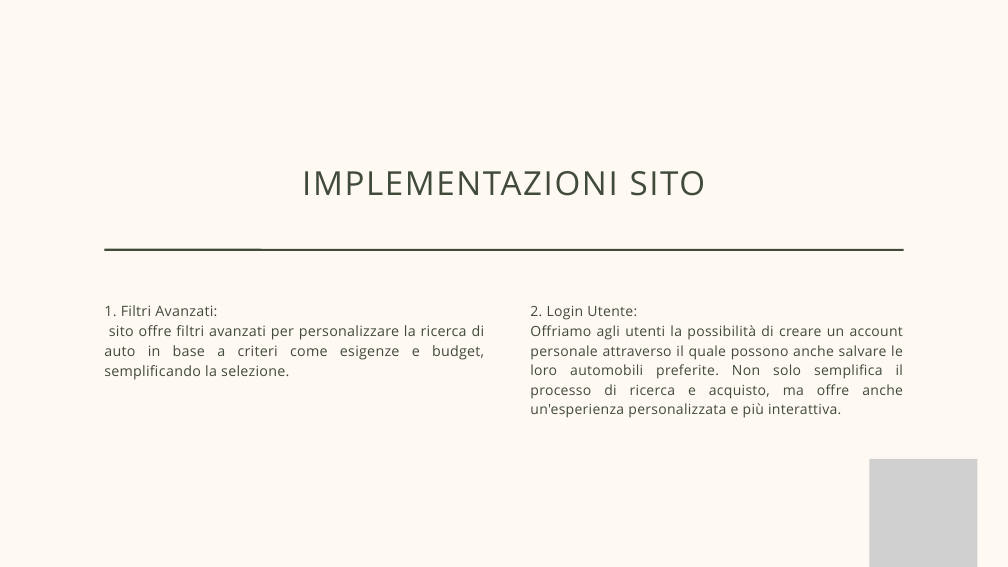
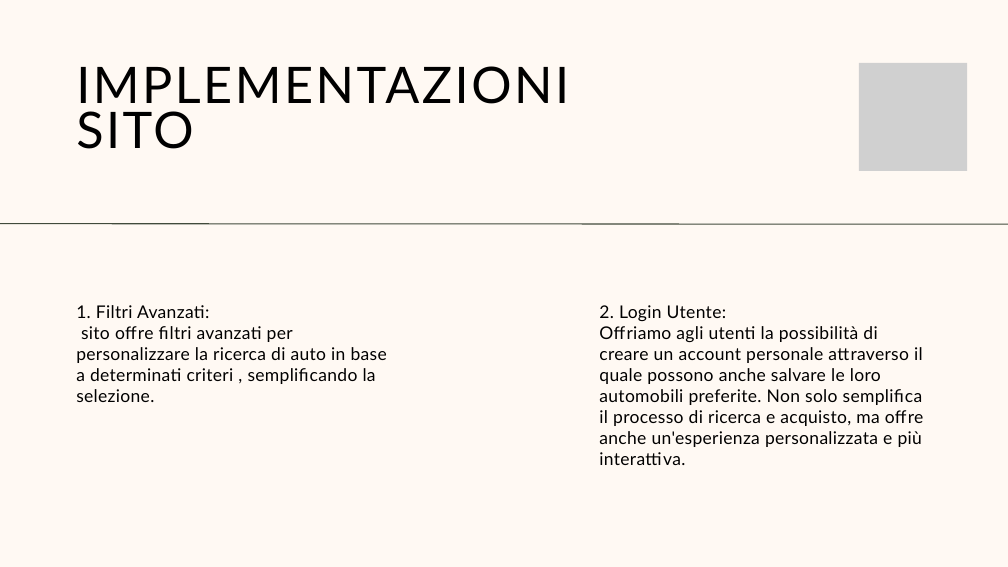
Before and after one commit to KKatowice/ProjectWork, a slide deck: slide 5 of presentazione/Presentazione ProjectWork-DrivenChoice.pptx. Drawn at 1008x567 pixels with LibreOffice and Linux fonts; fonts in the diff are those of the drawing; grey boxes stand for pictures. Boxes give left, top, right and bottom in pixels: in the first picture for what was removed or moved away, otherwise in the second. Text is boxed around its words. In the diff, an @@ line names an element or a change of style, - is before the commit and + after.

```diff
--- a/presentazione/Presentazione ProjectWork-DrivenChoice.pptx
+++ b/presentazione/Presentazione ProjectWork-DrivenChoice.pptx
@@ text "IMPLEMENTAZIONI SITO": place and size @@
-text "IMPLEMENTAZIONI SITO" at box(302, 171, 706, 196)
+text "IMPLEMENTAZIONI SITO" at box(76, 66, 569, 149)
@@ text "IMPLEMENTAZIONI SITO" at box(76, 66, 569, 149): size 47.2 to 72 pt, font Open Sans to Lato, text colour #414B3B to #000000, letter spacing 2.4 to 3.6 pt; alignment centre to left; line spacing 49.6pt to 64.8pt @@
@@ picture added at box(859, 63, 967, 171) @@
@@ line moved from (104, 250) - (904, 250) to (1008, 224) - (0, 224) @@
@@ line (1008, 224) - (0, 224): stroke #414B3B 3 pt to #414B3B 1.5 pt @@
@@ text at box(76, 326, 387, 402): text changed; size 20.4 to 25 pt; font Open Sans to Lato; text colour #414B3B to #000000 @@
-sito offre filtri avanzati per personalizzare la ricerca di auto in base a criteri come esigenze e budget, semplificando la selezione.
+sito offre filtri avanzati per personalizzare la ricerca di auto in base a determinati criteri , semplificando la selezione.
@@ text at box(76, 305, 209, 318): size 20.4 to 25 pt, font Open Sans to Lato, text colour #414B3B to #000000, letter spacing 0.4 to 0.5 pt in "1. Filtri Avanzati:"; alignment justified to left; line spacing 28.6pt to 30pt @@
@@ text "1. Filtri Avanzati:": place and size @@
-text "1. Filtri Avanzati:" at box(104, 305, 485, 380)
+text "1. Filtri Avanzati:" at box(76, 305, 387, 402)
@@ text "2. Login Utente:": place and size @@
-text "2. Login Utente:" at box(530, 306, 903, 418)
+text "2. Login Utente:" at box(599, 305, 924, 465)
@@ text "2. Login Utente:" at box(599, 305, 924, 465): size 20 to 25 pt, font Open Sans to Lato, text colour #414B3B to #000000, letter spacing 0.4 to 0.5 pt; alignment justified to left; line spacing 28pt to 30pt @@
@@ picture removed at box(869, 459, 977, 567) @@
```
Also in this commit, not shown: 6 other slides changed, 2 slides added, 1 slide removed.
